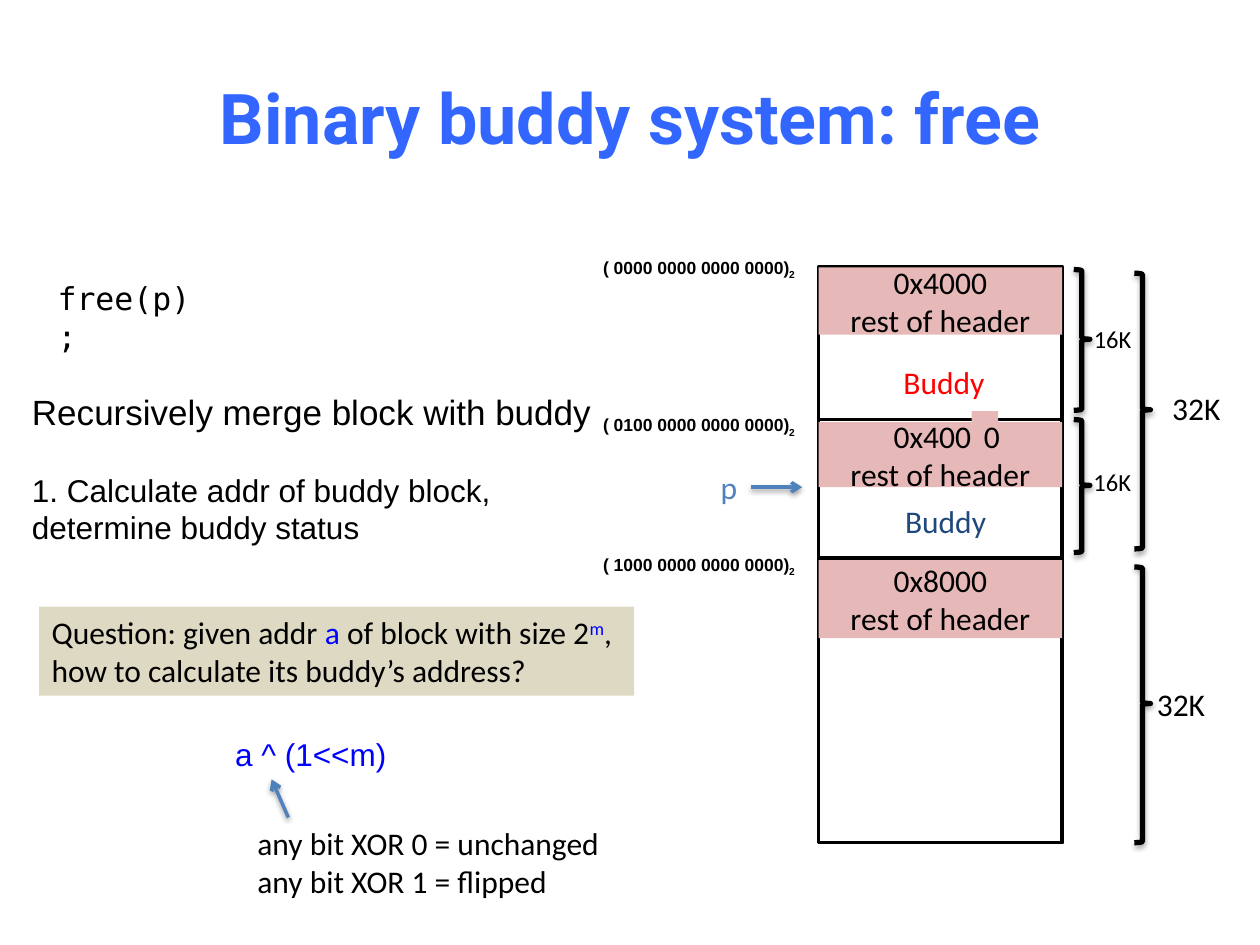
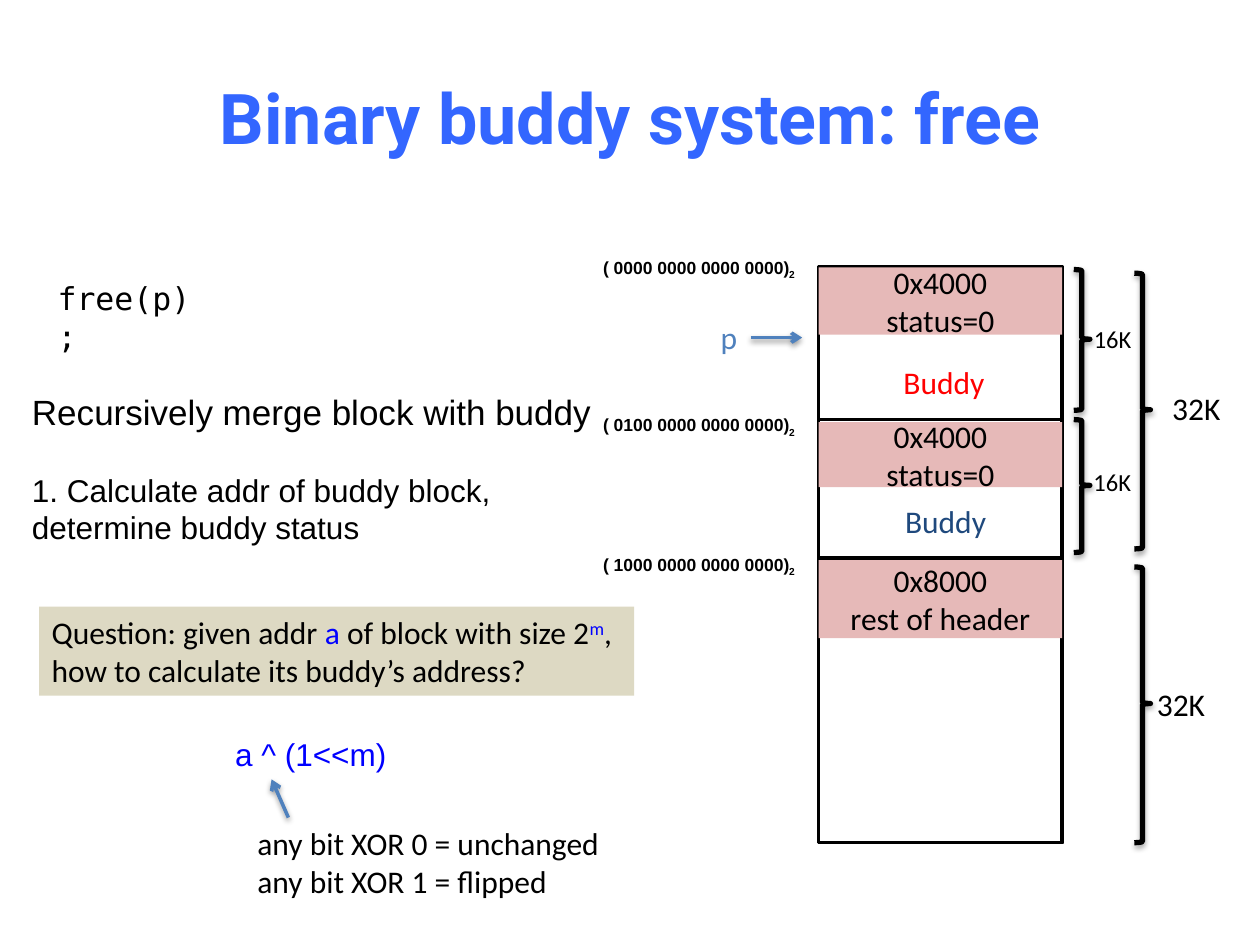
Before and after one commit to NYU-CSO/nyu-cso.github.io, a slide deck: slide 60 of notes/14-Dynamic_Allocator.pptx. Drawn at 1260x945 pixels with LibreOffice and Linux fonts; fonts in the diff are those of the drawing. Boxes give left, top, right and bottom in pixels: in the first picture for what was removed or moved away, otherwise in the second. Text is boxed around its words. In the diff, an @@ line names an element or a change of style, - is before the commit and + after.

```diff
--- a/notes/14-Dynamic_Allocator.pptx
+++ b/notes/14-Dynamic_Allocator.pptx
@@ text "p": place and size @@
-text "p" at bbox=[721, 483, 738, 504]
+text "p" at bbox=[721, 333, 738, 354]
@@ text in rectangle at bbox=[886, 311, 994, 340]: text changed @@
-rest of header
+status=0
@@ arrow moved from (751, 488) - (803, 488) to (751, 338) - (803, 338) @@
@@ rectangle removed at bbox=[971, 411, 998, 461] @@
-0
@@ text in rectangle at bbox=[886, 421, 994, 493]: text changed @@
-0x4001
-rest of header
+0x4000
+status=0
```
Also in this commit, not shown: 13 other slides changed, 1 slide added, 1 slide removed, 1 other file.
